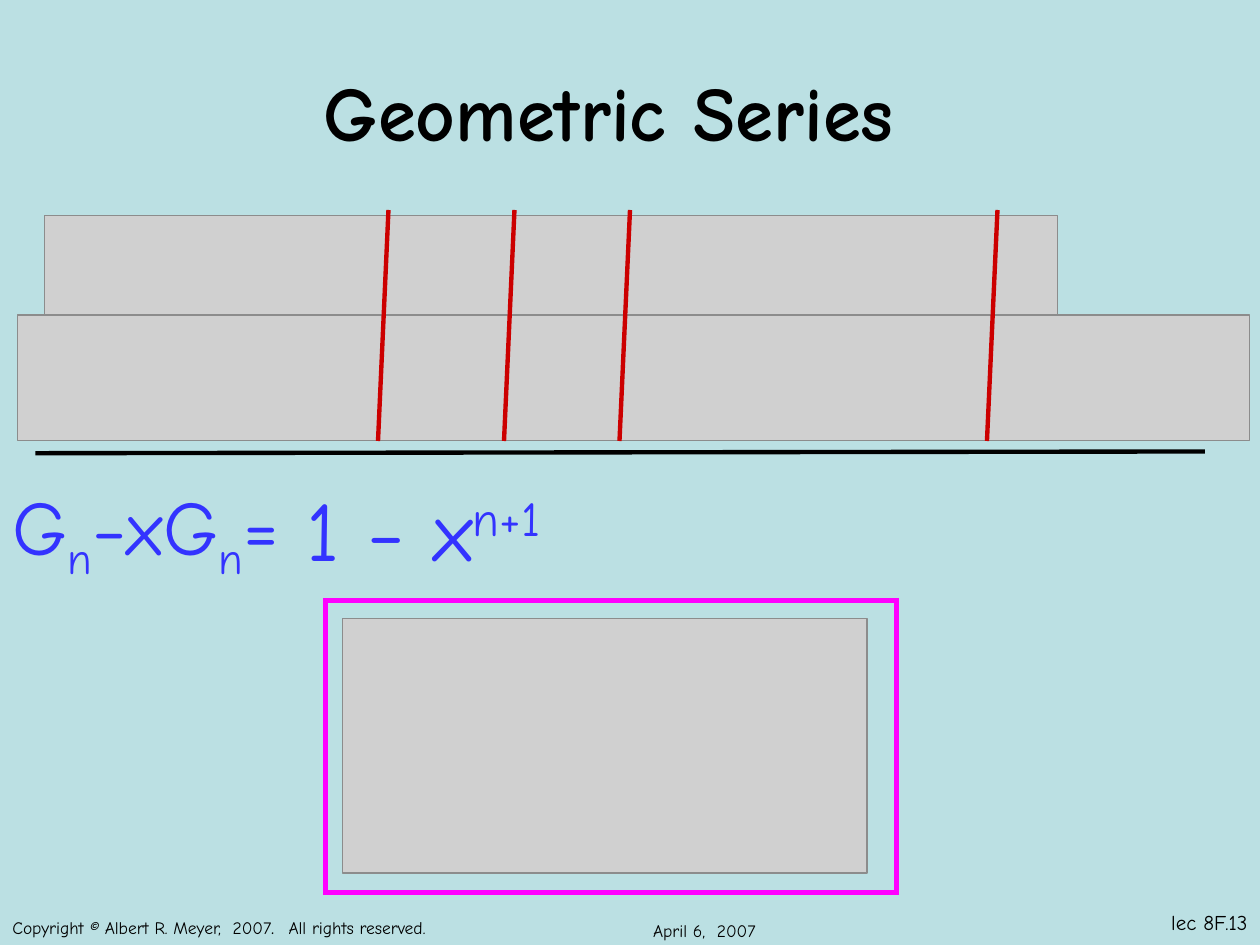
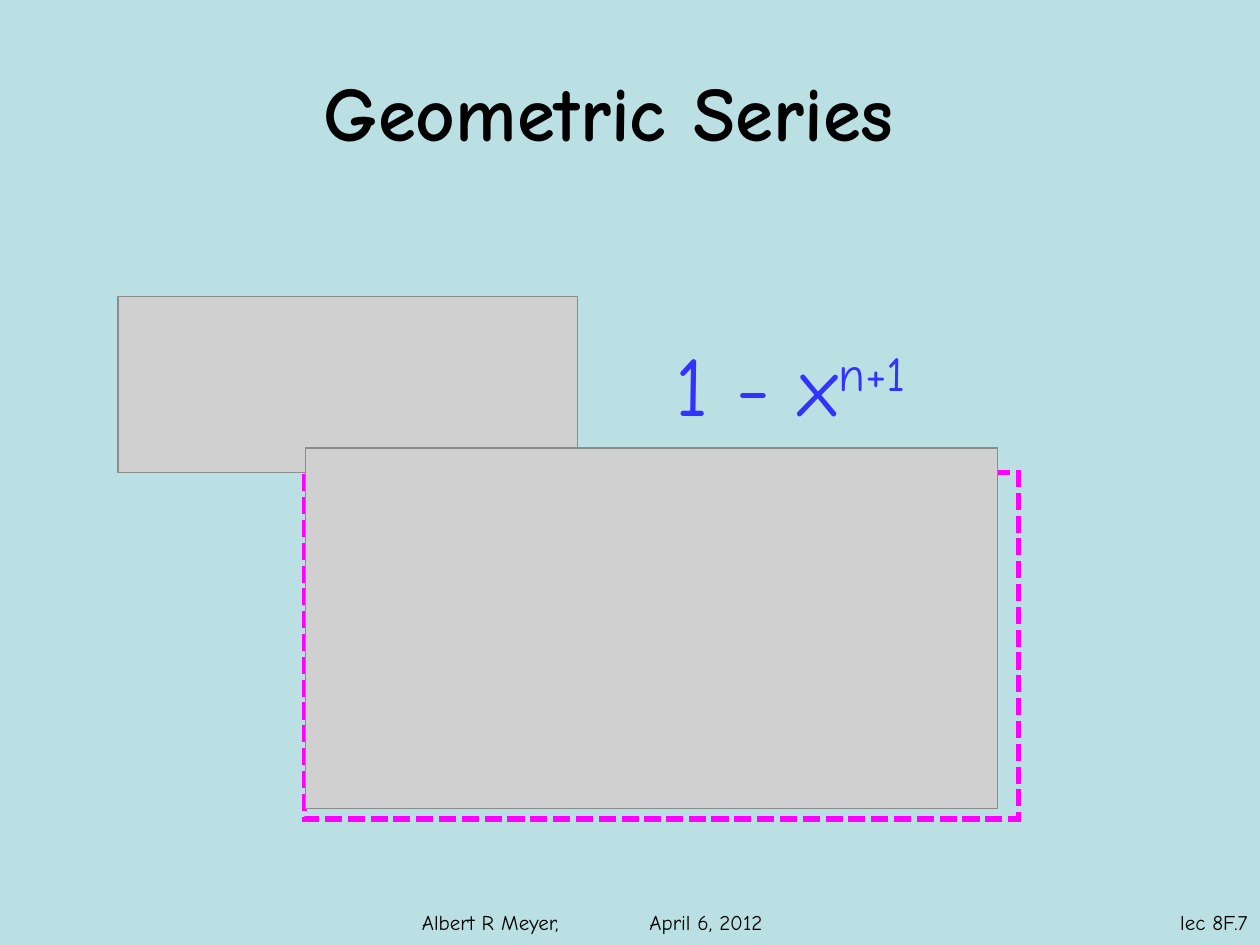
Before and after one commit to armeyer/mcs_web, a slide deck: slide 7 of spring12/slidesS12/arithmetic-geometric-sums.pptx (slide 13 before the commit). Drawn at 1260x945 pixels with LibreOffice and Linux fonts; fonts in the diff are those of the drawing; grey boxes stand for pictures; background and template pictures are left out. Boxes give left, top, right and bottom in pixels: in the first picture for what was removed or moved away, otherwise in the second. Text is boxed around its words. In the diff, an @@ line names an element or a change of style, - is before the commit and + after.

Commit message:
split arithmetic-geometric-sums.pptx in two

```diff
--- a/spring12/slidesS12/arithmetic-geometric-sums.pptx
+++ b/spring12/slidesS12/arithmetic-geometric-sums.pptx
@@ picture removed at [44,215,1057,339] @@
@@ group removed at [378,210,998,441]: 4 lines @@
@@ picture added at [118,296,578,472] @@
@@ picture removed at [18,315,1250,441] @@
@@ text at [675,358,906,416]: text changed @@
-1 − xn+1
+1 - xn+1
@@ picture added at [306,449,998,809] @@
@@ text removed at [0,472,310,577] @@
-Gn−xGn=
@@ line removed from (35, 454) to (1205, 451) @@
@@ rectangle added at [305,472,1019,819], outline #FF00FF 3.25 pt dashed @@
@@ rectangle removed at [325,601,896,893] @@
@@ picture removed at [343,619,867,873] @@
@@ text removed at [12,922,426,938] @@
-Copyright © Albert R. Meyer, 2007. All rights reserved.
@@ text added at [422,915,762,934], 12 pt, text #000000 @@
+Albert R Meyer, April 6, 2012
@@ text removed at [653,925,756,941] @@
-April 6, 2007
@@ page number at [1180,915,1247,930]: text changed @@
-lec 8F.13
+lec 8F.7
```
Also in this commit, not shown: 18 other slides changed, 6 slides removed, 2 other files.
